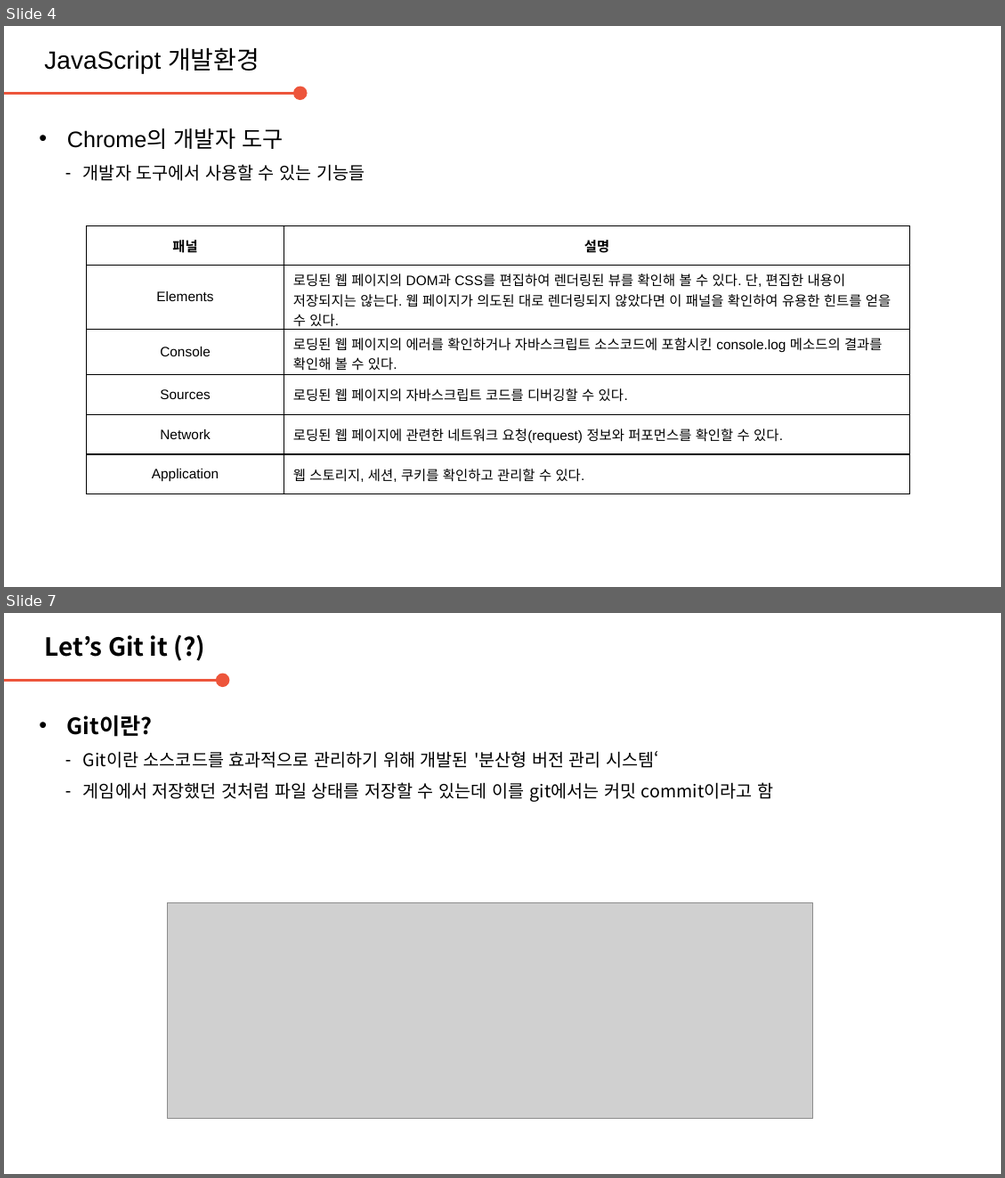
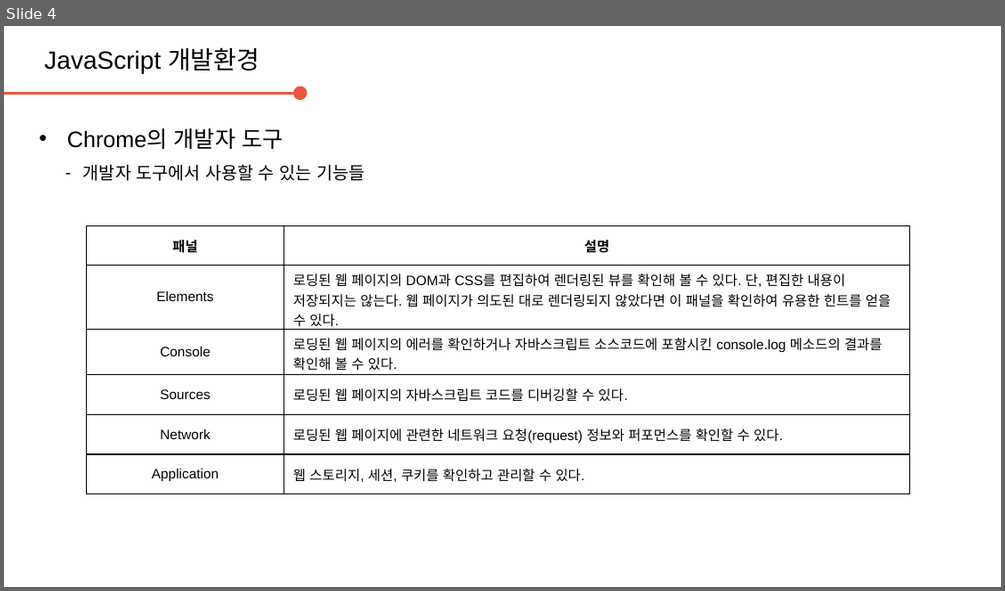
Before and after one commit to daegukdo/GCWM, a slide deck: 30/200727_JavaScript_DevEnv.pptx. Shown one above the other, each under a label of ours: slides 4 and 7 before the commit, slide 4 after it; the slides between them are not shown. The pictures are 1005x1178 and 1005x591 pixels, drawn with LibreOffice and Linux fonts; fonts in the diff are those of the drawing; grey boxes stand for pictures; background and template pictures are left out. Boxes give left, top, right and bottom in pixels: in the first picture for what was removed or moved away, otherwise in the second. Text is boxed around its words. In the diff, an @@ line names an element or a change of style, - is before the commit and + after.

```diff
--- a/30/200727_JavaScript_DevEnv.pptx
+++ b/30/200727_JavaScript_DevEnv.pptx
@@ slide 7 removed at (4, 613, 1001, 1174), background #FFFFFF @@
@@ text removed at (44, 635, 168, 657) @@
-Let’s Git it (?)
@@ arrow removed from (4, 681) to (223, 681) @@
@@ text removed at (67, 715, 773, 802) @@
-• Git이란?
-  – Git이란 소스코드를 효과적으로 관리하기 위해 개발된 '분산형 버전 관리 시스템‘
-  – 게임에서 저장했던 것처럼 파일 상태를 저장할 수 있는데 이를 git에서는 커밋 commit이라고 함
@@ picture removed at (167, 903, 812, 1119) @@
```
Also in this commit, not shown: 11 other slides removed, 1 other file.
